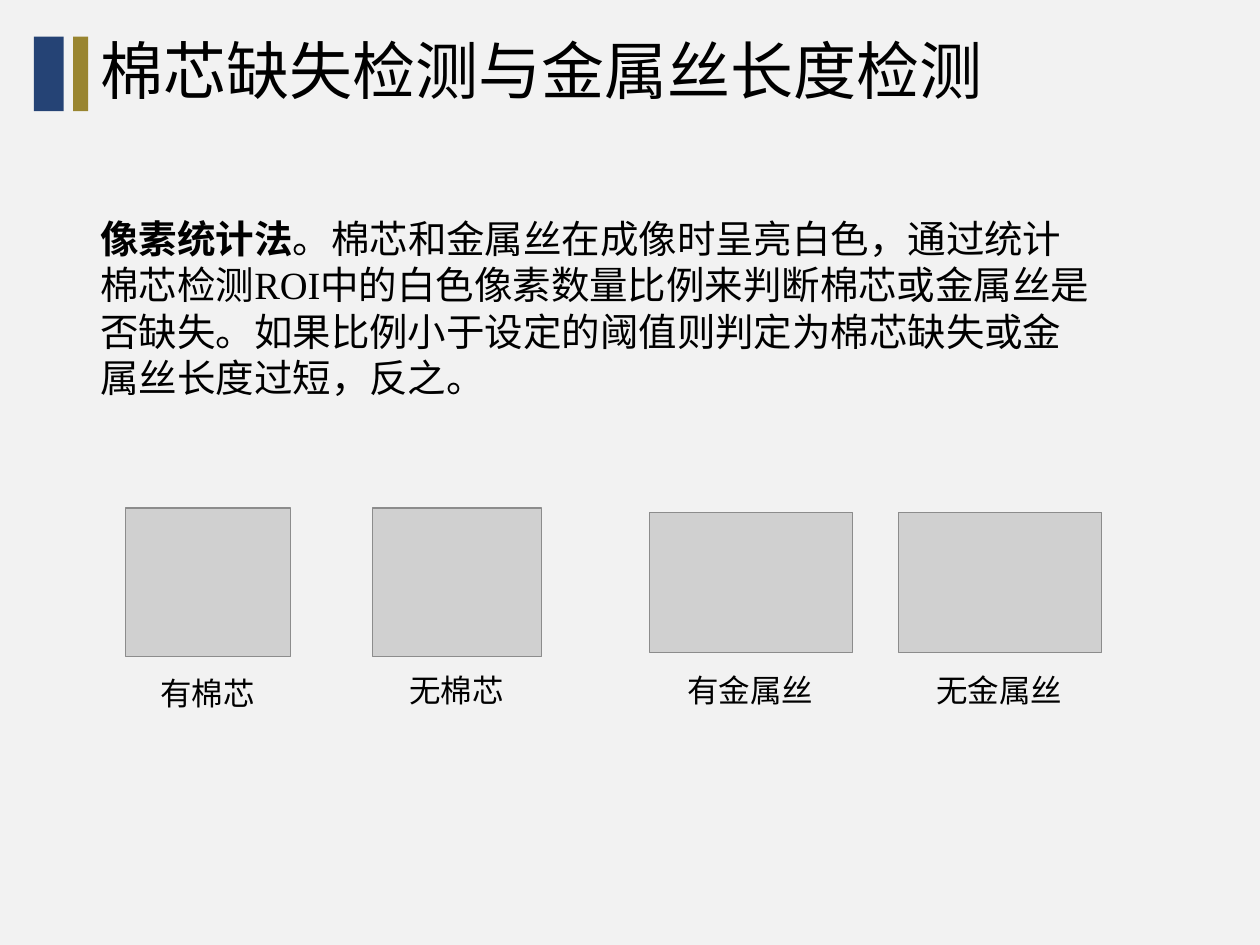
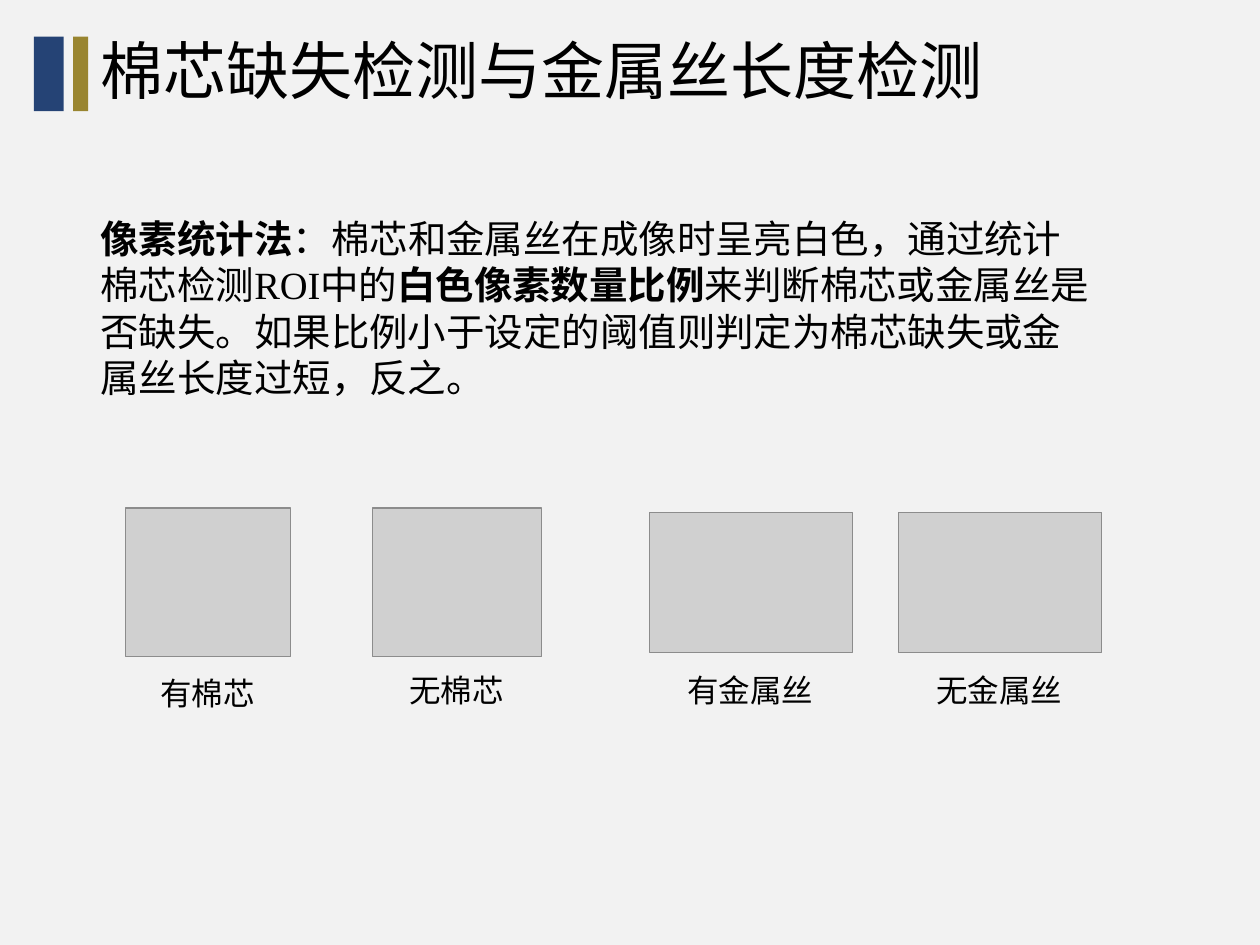
Before and after one commit to wang-jiankun/Graduate-File, a slide deck: slide 11 of 中期PPT-王建坤.pptx. Drawn at 1260x945 pixels with LibreOffice and Linux fonts; fonts in the diff are those of the drawing; grey boxes stand for pictures; background and template pictures are left out. Boxes give left, top, right and bottom in pixels: in the first picture for what was removed or moved away, otherwise in the second. Text is boxed around its words. In the diff, an @@ line names an element or a change of style, - is before the commit and + after.

```diff
--- a/中期PPT-王建坤.pptx
+++ b/中期PPT-王建坤.pptx
@@ text at <box>101,220,1090,396</box>: text changed @@
-像素统计法。棉芯和金属丝在成像时呈亮白色，通过统计棉芯检测ROI中的白色像素数量比例来判断棉芯或金属丝是否缺失。如果比例小于设定的阈值则判定为棉芯缺失或金属丝长度过短，反之。
+像素统计法：棉芯和金属丝在成像时呈亮白色，通过统计棉芯检测ROI中的白色像素数量比例来判断棉芯或金属丝是否缺失。如果比例小于设定的阈值则判定为棉芯缺失或金属丝长度过短，反之。
```
Also in this commit, not shown: 16 other slides changed, 2 other files.
